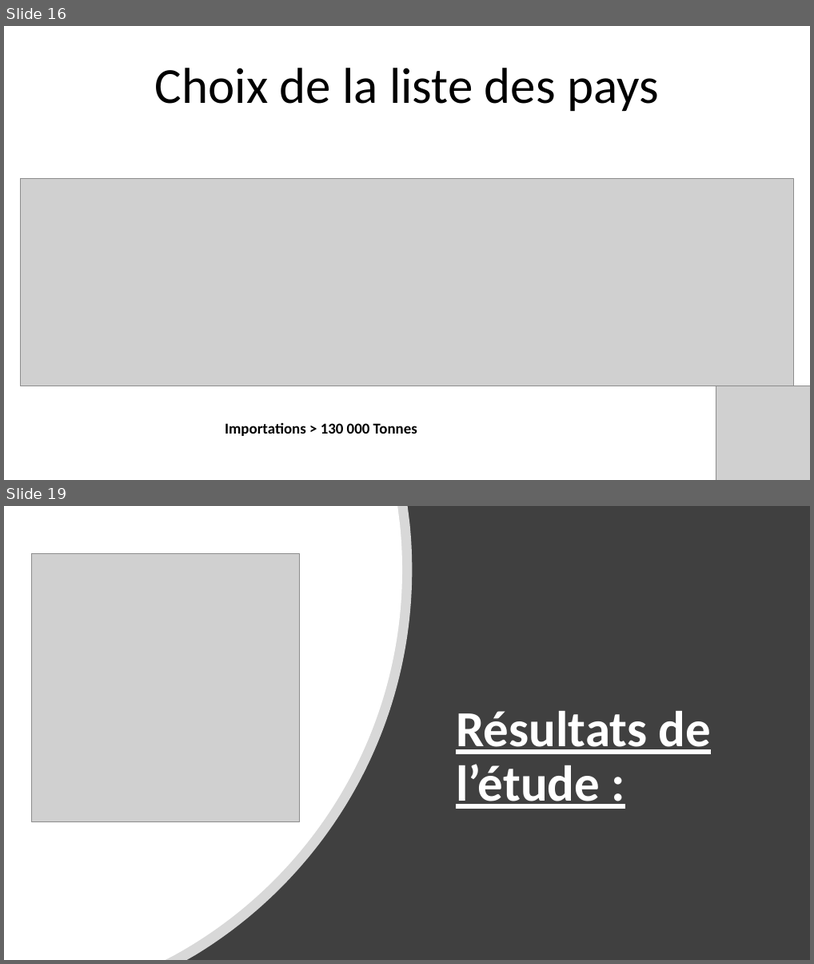
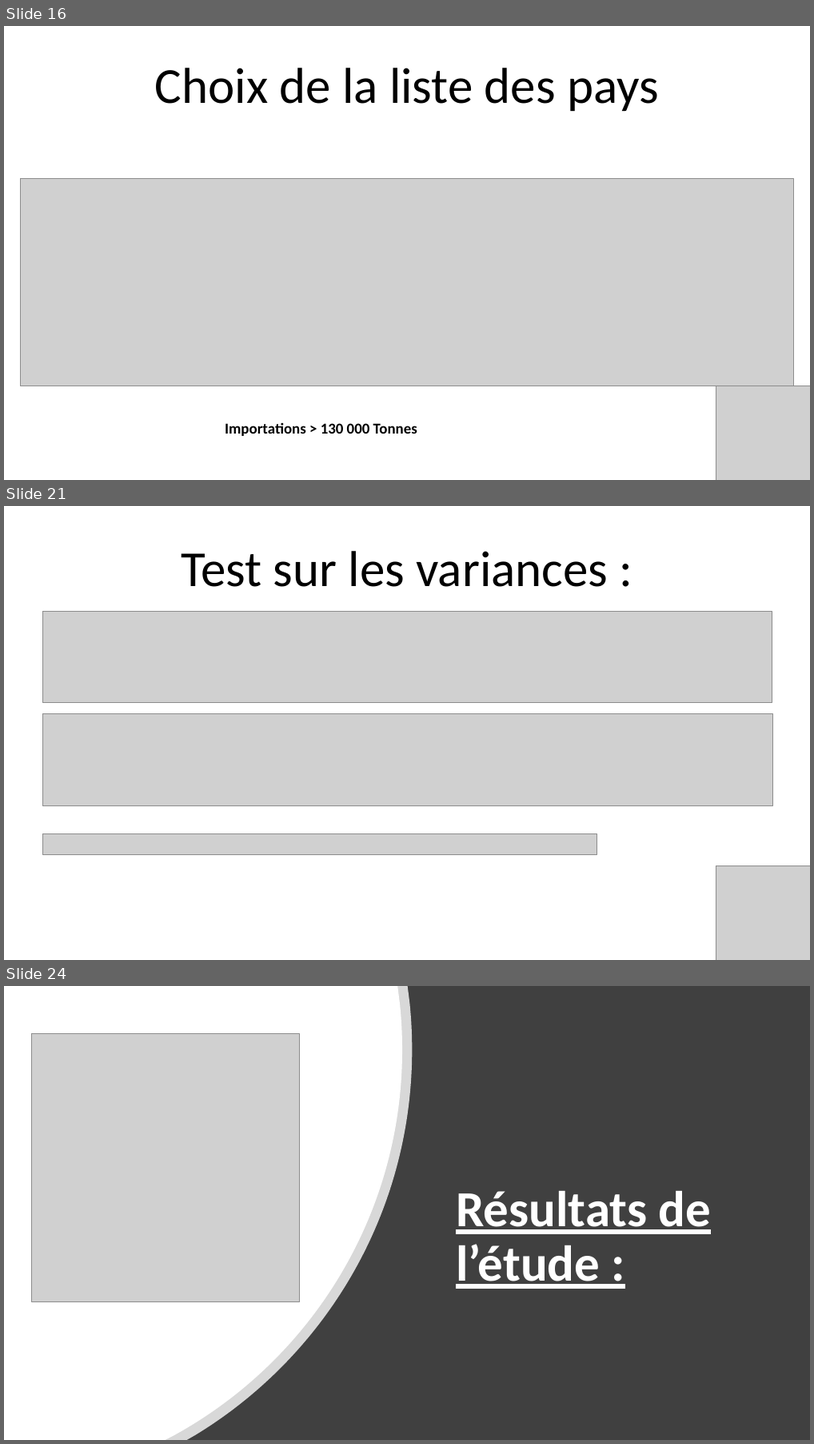
Before and after one commit to Julien-paulet/Projet_5_effectuez_une_etude_de_marche, a slide deck: Projet_5_présentation.pptx. Shown one above the other, each under a label of ours: slides 16 and 19 before the commit, slides 16, 21 and 24 after it; the slides between them are not shown. The pictures are 814x964 and 814x1444 pixels, drawn with LibreOffice and Linux fonts; fonts in the diff are those of the drawing; grey boxes stand for pictures. Boxes give left, top, right and bottom in pixels: in the first picture for what was removed or moved away, otherwise in the second. Text is boxed around its words. In the diff, an @@ line names an element or a change of style, - is before the commit and + after.

```diff
--- a/Projet_5_présentation.pptx
+++ b/Projet_5_présentation.pptx
@@ slide 21 added at (4,506,810,960), background #FFFFFF @@
@@ title added at (181,551,608,587), 60 pt, text #000000 @@
+Test sur les variances :
@@ picture added at (42,612,772,703) @@
@@ picture added at (42,713,774,805) @@
@@ picture added at (42,833,598,854) @@
@@ picture added at (717,865,810,960) @@
@@ what was slide 19 is now slide 24 @@
```
Also in this commit, not shown: 5 slides changed, 5 other slides added, 6 slides removed, 1 other file.
